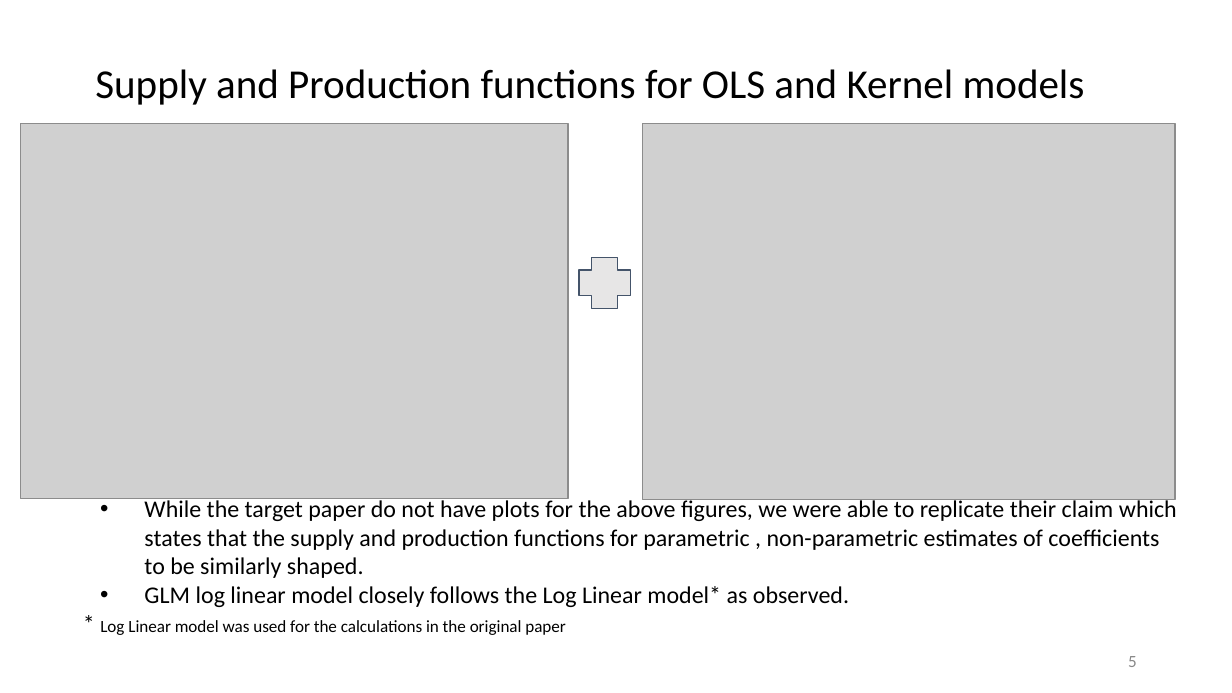
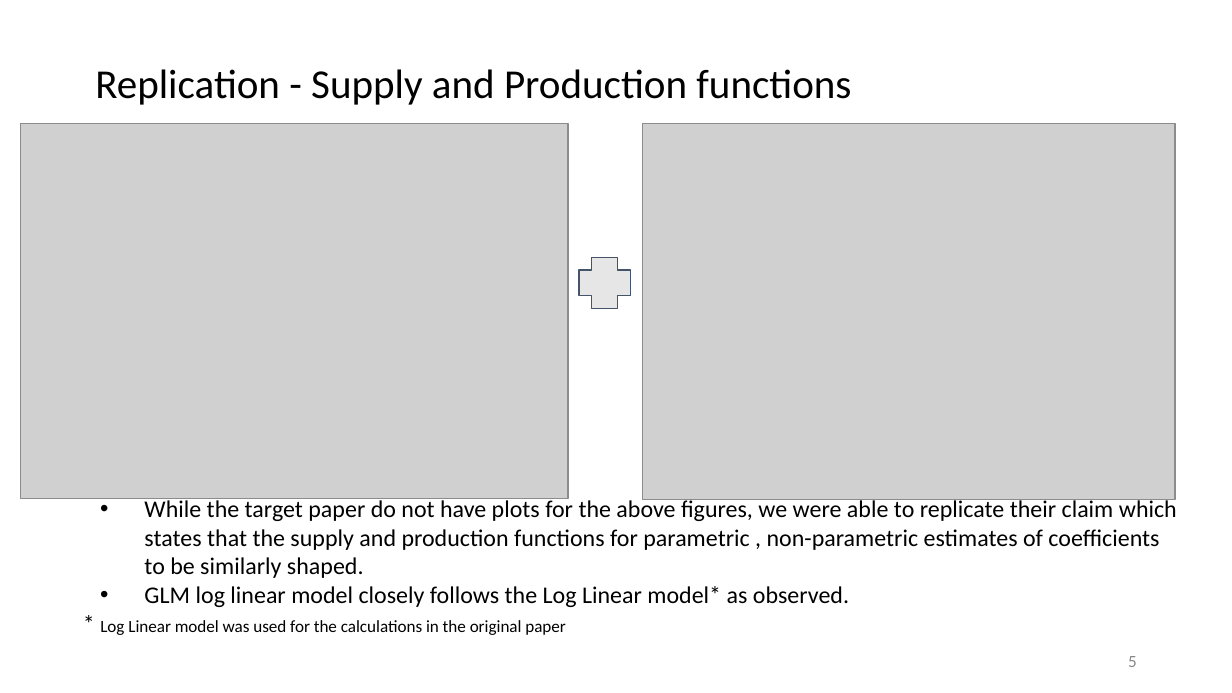
Before and after one commit to rathodmansi/Replication-Study-Housing-Production-Function, a slide deck: slide 5 of Analysis/Replication project - Final presentation.pptx. Drawn at 1232x693 pixels with LibreOffice and Linux fonts; fonts in the diff are those of the drawing; grey boxes stand for pictures. Boxes give left, top, right and bottom in pixels: in the first picture for what was removed or moved away, otherwise in the second. Text is boxed around its words. In the diff, an @@ line names an element or a change of style, - is before the commit and + after.

```diff
--- a/Analysis/Replication project - Final presentation.pptx
+++ b/Analysis/Replication project - Final presentation.pptx
@@ title at (x1=95, y1=69, x2=851, y2=105): text changed @@
-Supply and Production functions for OLS and Kernel models
+Replication - Supply and Production functions
```
Also in this commit, not shown: 7 other slides changed.
